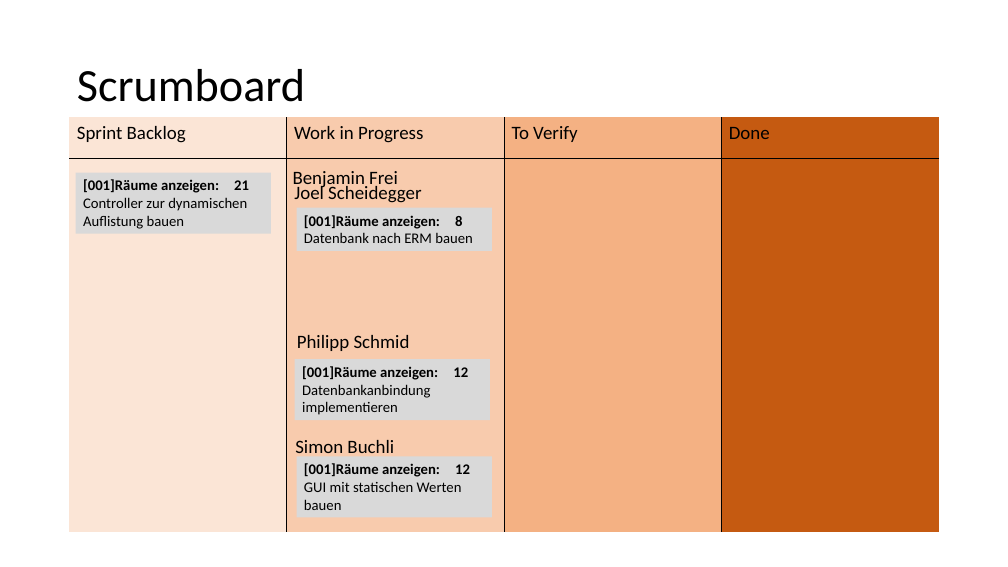
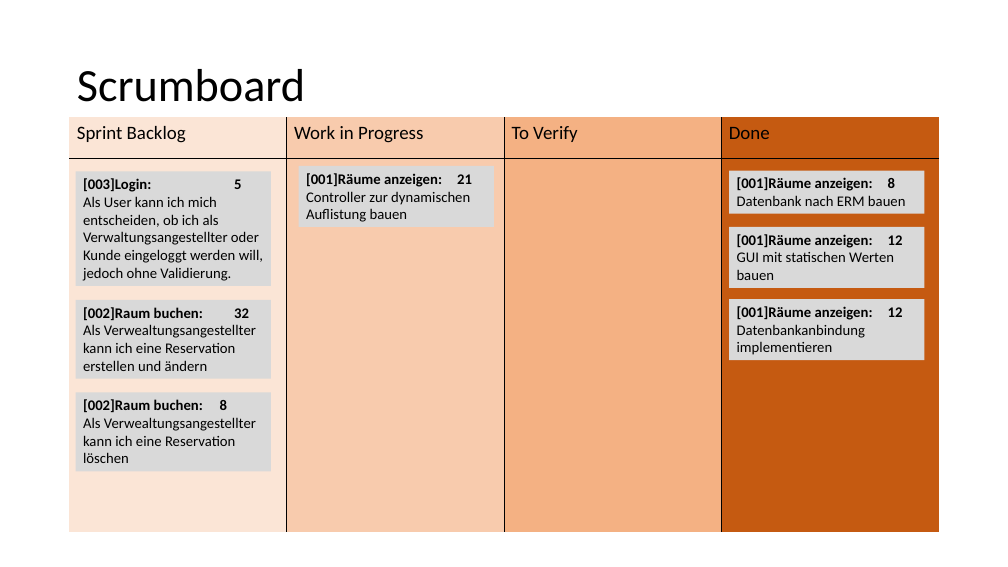
Before and after one commit to zbuchs-bbc/Raumplaner, a slide deck: slide 4 of Scrum Planing.pptx. Drawn at 1008x567 pixels with LibreOffice and Linux fonts; fonts in the diff are those of the drawing. Boxes give left, top, right and bottom in pixels: in the first picture for what was removed or moved away, otherwise in the second. Text is boxed around its words. In the diff, an @@ line names an element or a change of style, - is before the commit and + after.

```diff
--- a/Scrum Planing.pptx
+++ b/Scrum Planing.pptx
@@ rectangle added at (x1=76, y1=172, x2=271, y2=286), fill #D9D9D9, 14 pt, text #000000 @@
+[003]Login: 5
+Als User kann ich mich entscheiden, ob ich als Verwaltungsangestellter oder Kunde eingeloggt werden will, jedoch ohne Validierung.
@@ text removed at (x1=293, y1=171, x2=398, y2=189) @@
-Benjamin Frei
@@ rectangle "[001]Räume anzeigen: 21" moved from (x1=76, y1=172, x2=271, y2=234) to (x1=299, y1=166, x2=494, y2=228) @@
@@ rectangle "[001]Räume anzeigen: 8" moved from (x1=296, y1=208, x2=492, y2=251) to (x1=729, y1=171, x2=924, y2=214) @@
@@ text removed at (x1=294, y1=184, x2=421, y2=203) @@
-Joel Scheidegger
@@ rectangle "[001]Räume anzeigen: 12" moved from (x1=296, y1=457, x2=492, y2=518) to (x1=729, y1=227, x2=924, y2=288) @@
@@ rectangle "[001]Räume anzeigen: 12" moved from (x1=295, y1=359, x2=490, y2=420) to (x1=729, y1=299, x2=924, y2=361) @@
@@ rectangle added at (x1=76, y1=300, x2=271, y2=379), fill #D9D9D9, 14 pt, text #000000 @@
+[002]Raum buchen: 32
+Als Verwealtungsangestellter kann ich eine Reservation erstellen und ändern
@@ text removed at (x1=297, y1=335, x2=410, y2=351) @@
-Philipp Schmid
@@ rectangle added at (x1=76, y1=392, x2=271, y2=471), fill #D9D9D9, 14 pt, text #000000 @@
+[002]Raum buchen: 8
+Als Verwealtungsangestellter kann ich eine Reservation löschen
@@ text removed at (x1=295, y1=440, x2=394, y2=459) @@
-Simon Buchli
```
Also in this commit, not shown: 2 other slides changed.
